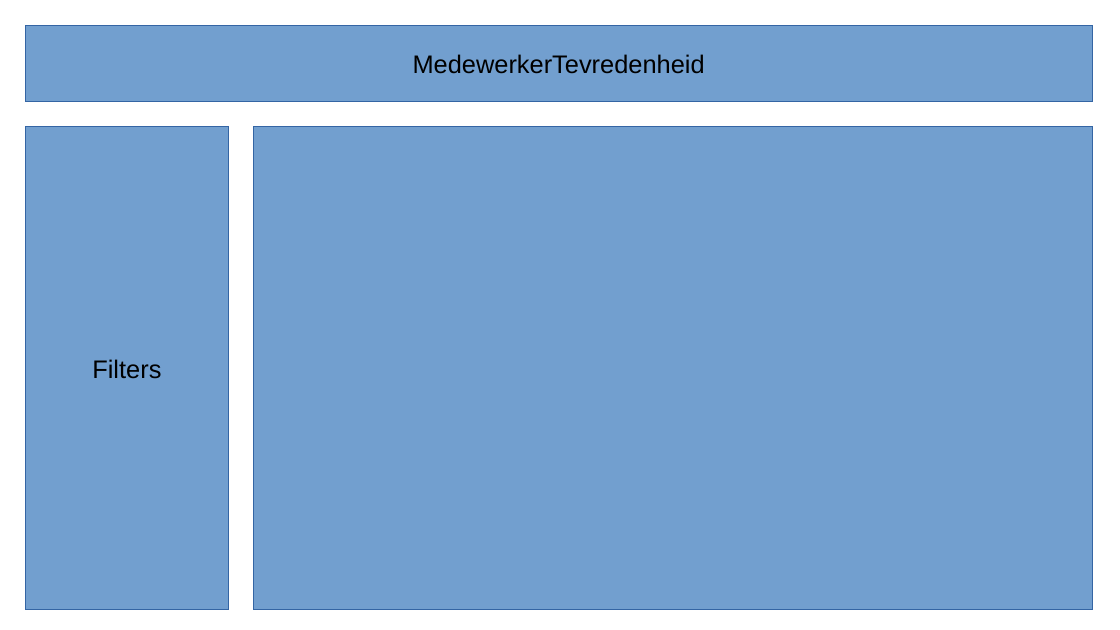
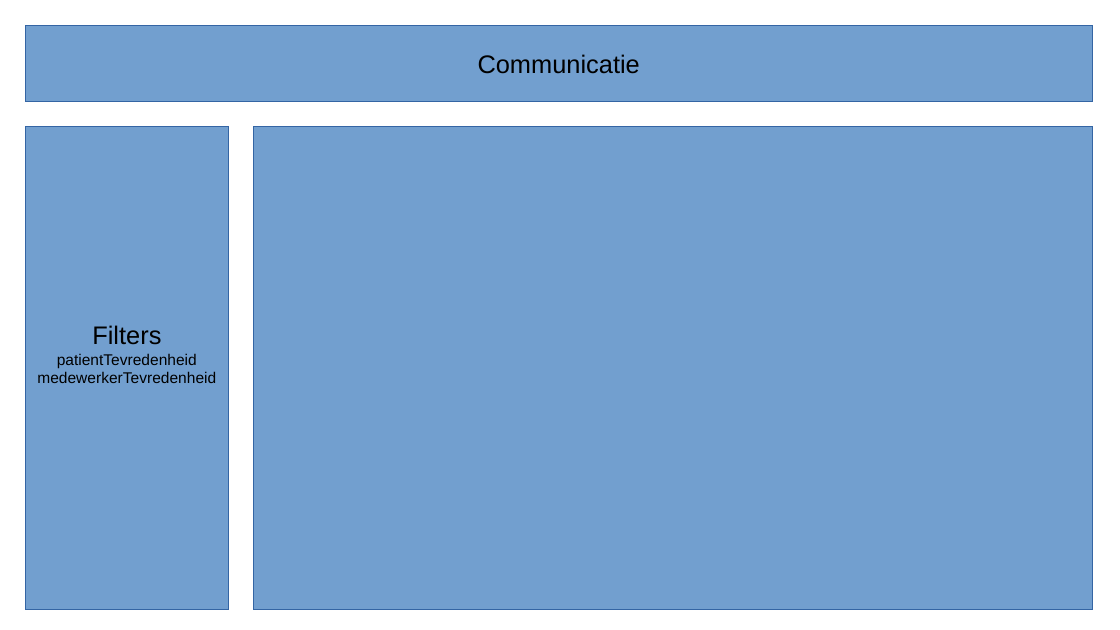
Before and after one commit to Boomstreek/StudieFontys, a slide deck: slide 2 of Sem02/Challenge01/Design/wireframeDashboard.odp. Drawn at 1120x630 pixels with LibreOffice and Linux fonts; fonts in the diff are those of the drawing. Boxes give left, top, right and bottom in pixels: in the first picture for what was removed or moved away, otherwise in the second. Text is boxed around its words. In the diff, an @@ line names an element or a change of style, - is before the commit and + after.

```diff
--- a/Sem02/Challenge01/Design/wireframeDashboard.odp
+++ b/Sem02/Challenge01/Design/wireframeDashboard.odp
@@ text in rectangle at (478,54,640,74): text changed @@
-MedewerkerTevredenheid
+Communicatie
@@ text in rectangle at (37,353,216,383): paragraphs added @@
+patientTevredenheid
+medewerkerTevredenheid
```
Also in this commit, not shown: 1 other file.
